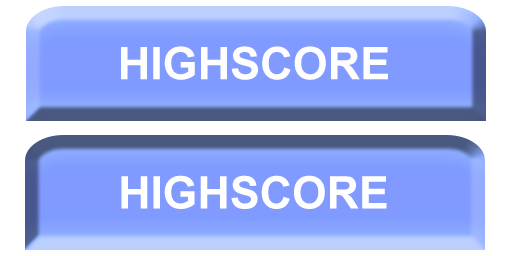
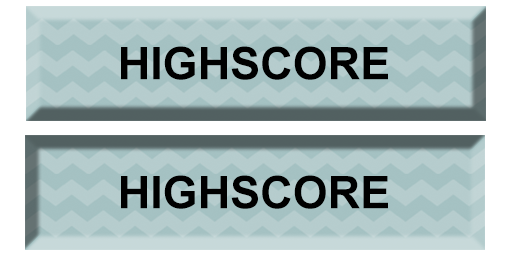
The second 512×256 image is a revision of the first. Changes to its layers:
moved "txt1" above "Lag 1", painted on it over [121, 46, 388, 80]
removed layer "Form 1 kopier" over [25, 135, 485, 250]
removed layer "Form 1" over [26, 6, 486, 121]
added layer "Lag 1" above "txt2" over [26, 6, 486, 121]
painted on "txt2" over [121, 175, 388, 209]
added layer "Lag 1 kopier" over [25, 135, 485, 250]
